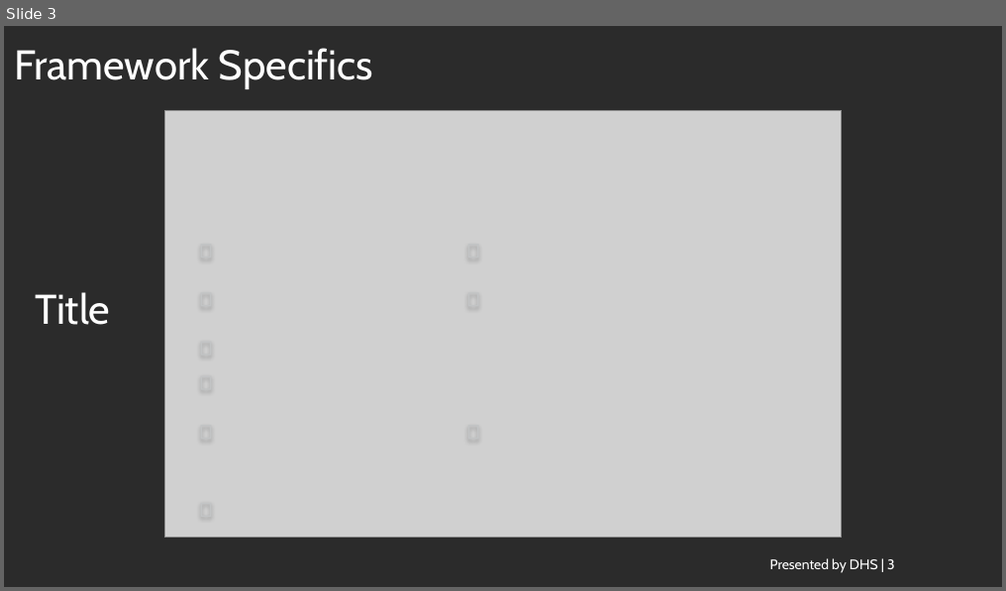
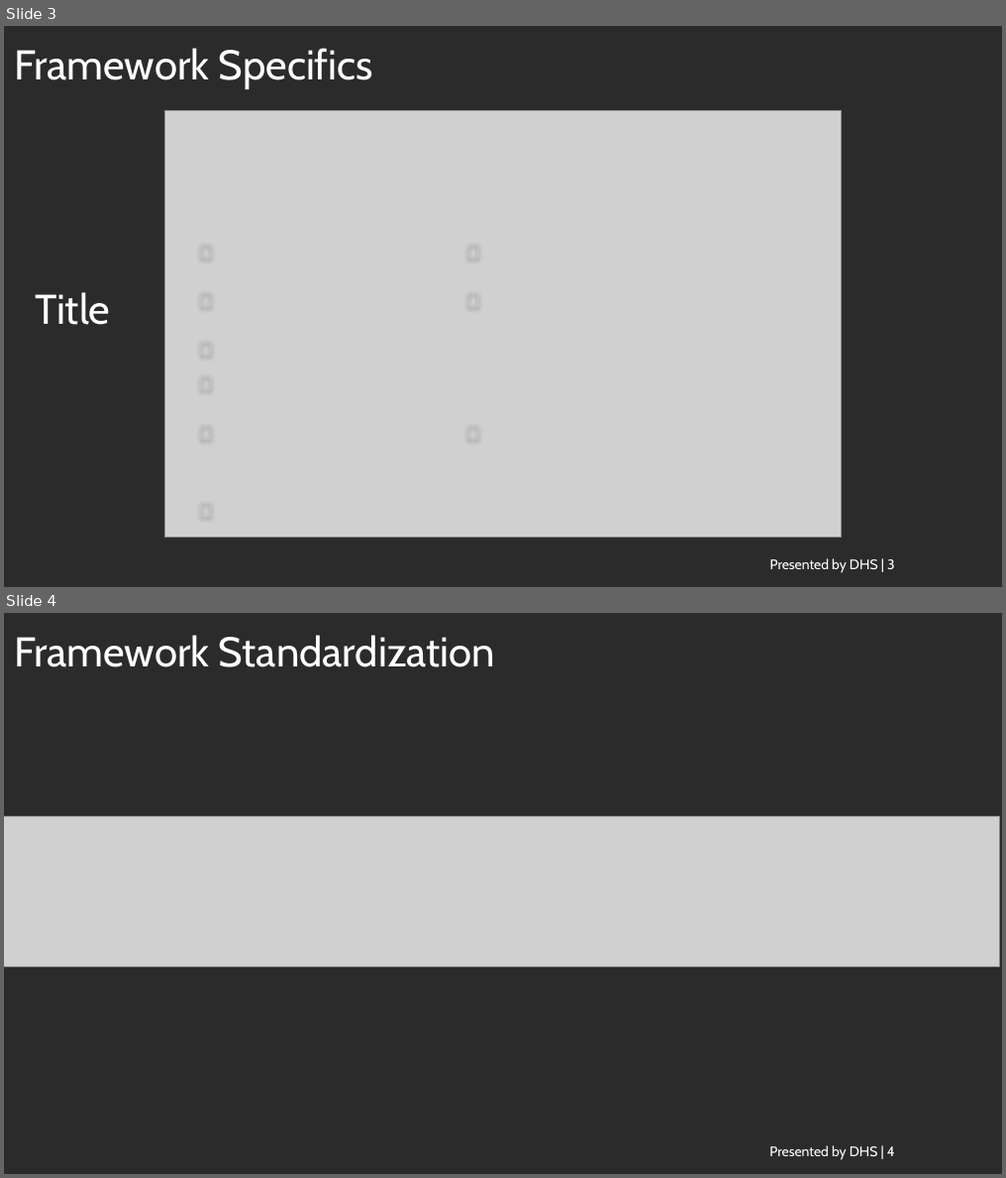
Before and after one commit to ethanmoscot/gao-ai, a slide deck: doc/gao_ai_proposal.pptx. Shown one above the other, each under a label of ours: slide 3 before the commit, slides 3 and 4 after it. The pictures are 1006x591 and 1006x1178 pixels, drawn with LibreOffice and Linux fonts; fonts in the diff are those of the drawing; grey boxes stand for pictures; background and template pictures are left out; a plain dark background stands for a picture behind light text. Boxes give left, top, right and bottom in pixels: in the first picture for what was removed or moved away, otherwise in the second. Text is boxed around its words. In the diff, an @@ line names an element or a change of style, - is before the commit and + after.

```diff
--- a/doc/gao_ai_proposal.pptx
+++ b/doc/gao_ai_proposal.pptx
@@ slide 4 added at [4,613,1002,1174], background picture (left out) @@
@@ title added at [14,635,495,667], 30 pt, text #FFFFFF @@
+Framework Standardization
@@ picture added at [4,817,999,967] @@
@@ text added at [769,1146,895,1160], 10 pt, text #FFFFFF @@
+Presented by DHS | 4
```
Also in this commit, not shown: 3 slides changed, 3 other slides added, 4 slides removed.
